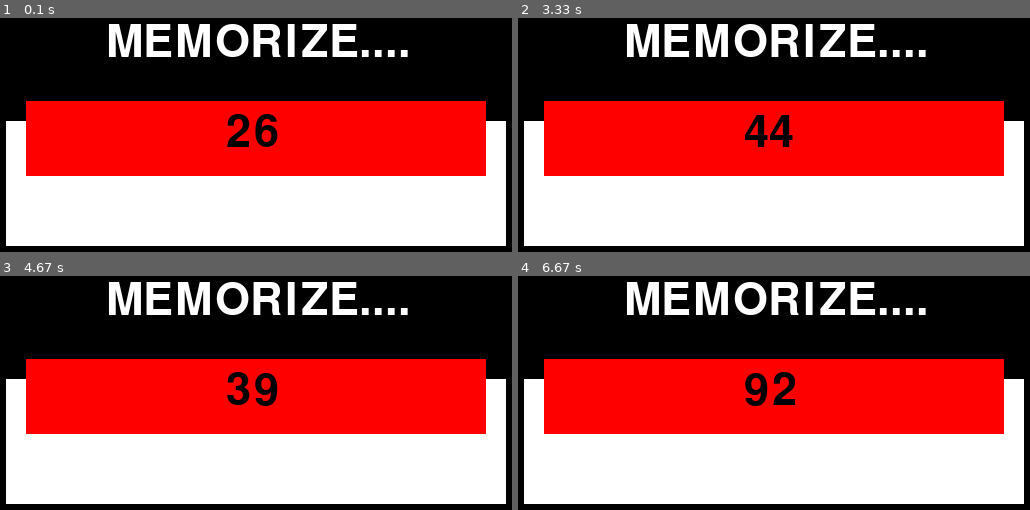
Above: before the commit, frames 1-4 (two rows, left to right).
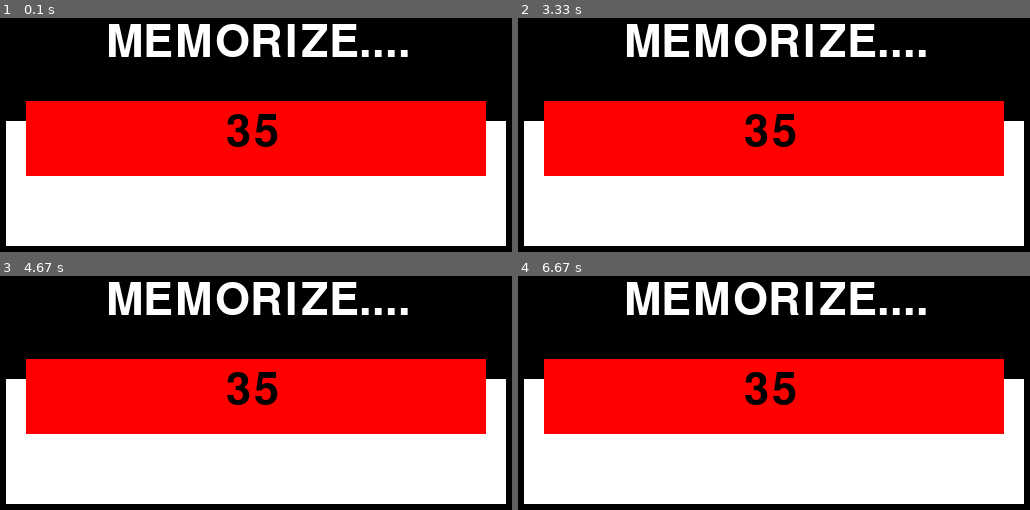
Above: after the commit, the same moments.

Repository: anacampps/pygamedupla
Game: pygame game, started from Memória e Sequência de Números/jogo.py
The game is run twice, just before and just after one commit, with the same random seed, the same clock (stepped at 60 frames per second) and the same inputs.
Inputs:
- Up to frame 1 (0.1 s): no input
- Up to frame 2 (3.33 s): no input
- Up to frame 3 (4.67 s): no input
- Up to frame 4 (6.67 s): no input

The runs differ from the first frame. In frame 1, 0.4% of the frame differs, in the area x 44-55%, y 41-56%; in frame 2, 0.7%; in frame 3, 0.3%; in frame 4, 0.6%.

Commit message:
numero não fica mais rodando sem parar, primeira fase concluida

Diff:
--- a/Memória e Sequência de Números/jogo.py
+++ b/Memória e Sequência de Números/jogo.py
@@ -7,13 +7,14 @@
     font = pygame.font.get_default_font()
     font = pygame.font.Font(font, 45)
 
-    assets['font'] = font                        #*
+
+    assets['font'] = font
+    assets['num gerado']= gera_num(x=2)
 
     window = pygame.display.set_mode((700, 500))
     pygame.display.set_caption('Jogo da Memória')
 
     window.fill((0, 0, 0))
-
 
     return window, assets  ##
 
@@ -41,11 +42,15 @@
 
     caixa_vermelha = pygame.draw.rect(window,(255, 0, 0), (120, 230, 460, 75))
 
-    # pygame.draw.rect(window, (255, 255, 255), (10, 10, 10, 10))
-    num_gerado= assets['font'].render(str(gera_num(x)),True, (0, 0 , 0))
+    # pygame.rect
+
+
+    num_gerado= assets['font'].render(str(assets['num gerado']),True, (0, 0 , 0))
     window.blit(num_gerado, (320, 240))
+    ##-------Aqui implementamos a primeira fase: 2 digitos--------
 
     pygame.display.update()
+
 
 def game_loop(window, assets):   ##  ## equivalente ao while GAME
 
